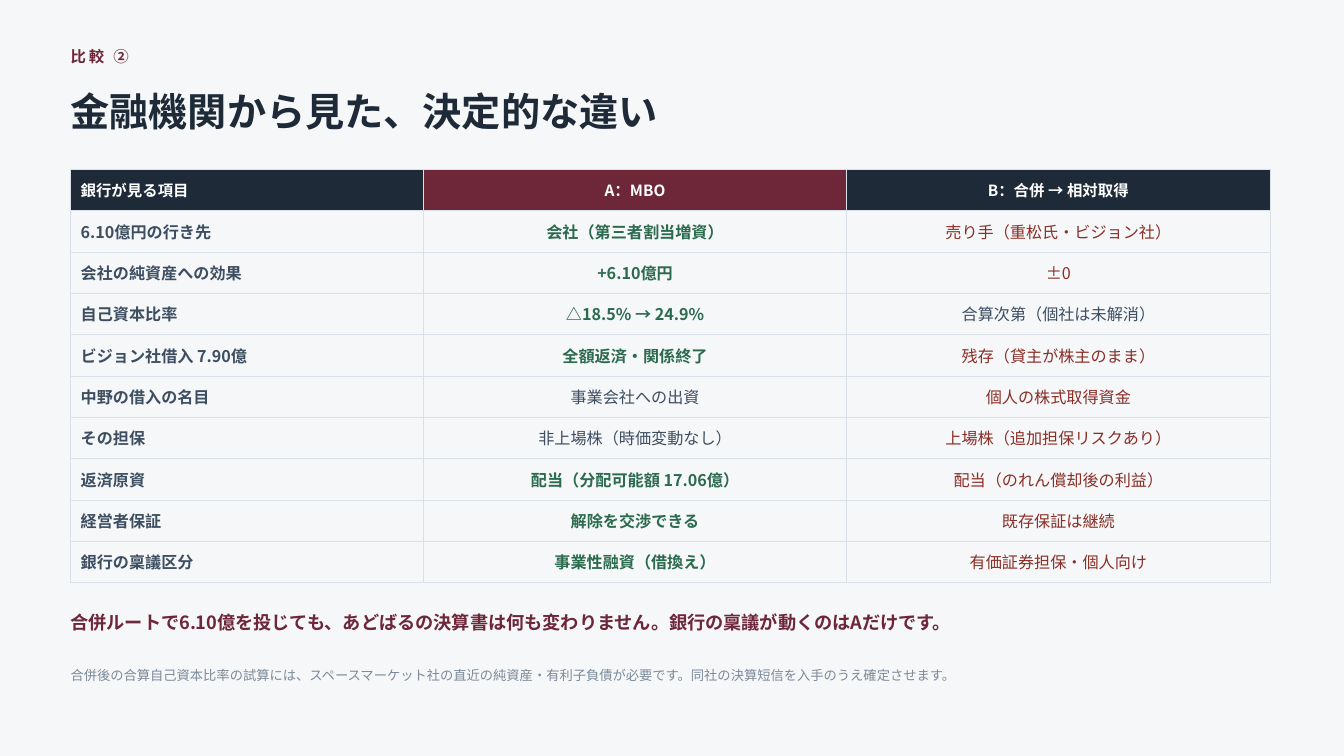
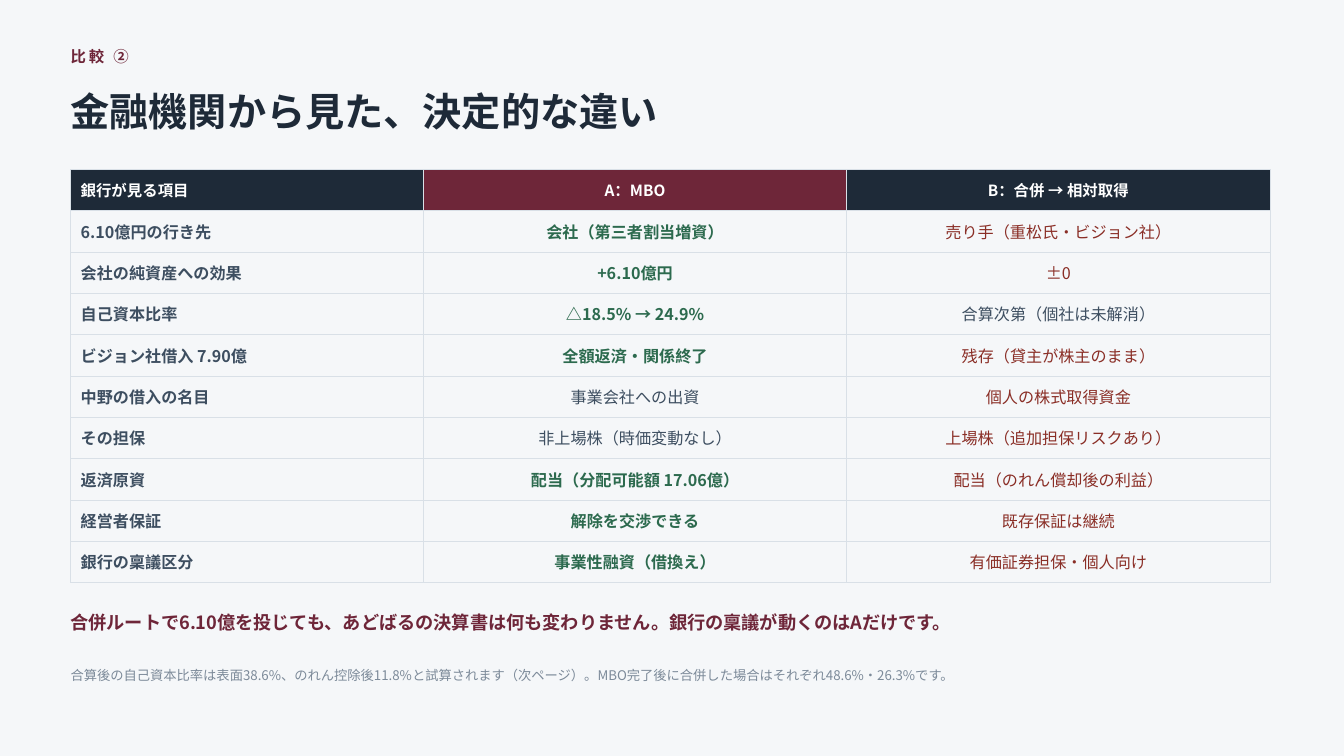
Before and after one commit to nakano-winebank/wine-auction, a slide deck: slide 5 of adval-mbo/スペースマーケット社合併提案_検討_20260923.pptx. Drawn at 1344x756 pixels with LibreOffice and Linux fonts; fonts in the diff are those of the drawing. Boxes give left, top, right and bottom in pixels: in the first picture for what was removed or moved away, otherwise in the second. Text is boxed around its words. In the diff, an @@ line names an element or a change of style, - is before the commit and + after.

```diff
--- a/adval-mbo/スペースマーケット社合併提案_検討_20260923.pptx
+++ b/adval-mbo/スペースマーケット社合併提案_検討_20260923.pptx
@@ text at <box>71,669,954,681</box>: text changed @@
-合併後の合算自己資本比率の試算には、スペースマーケット社の直近の純資産・有利子負債が必要です。同社の決算短信を入手のうえ確定させます。
+合算後の自己資本比率は表面38.6%、のれん控除後11.8%と試算されます（次ページ）。MBO完了後に合併した場合はそれぞれ48.6%・26.3%です。
```
Also in this commit, not shown: 5 other slides changed, 1 slide added, 2 other files.
